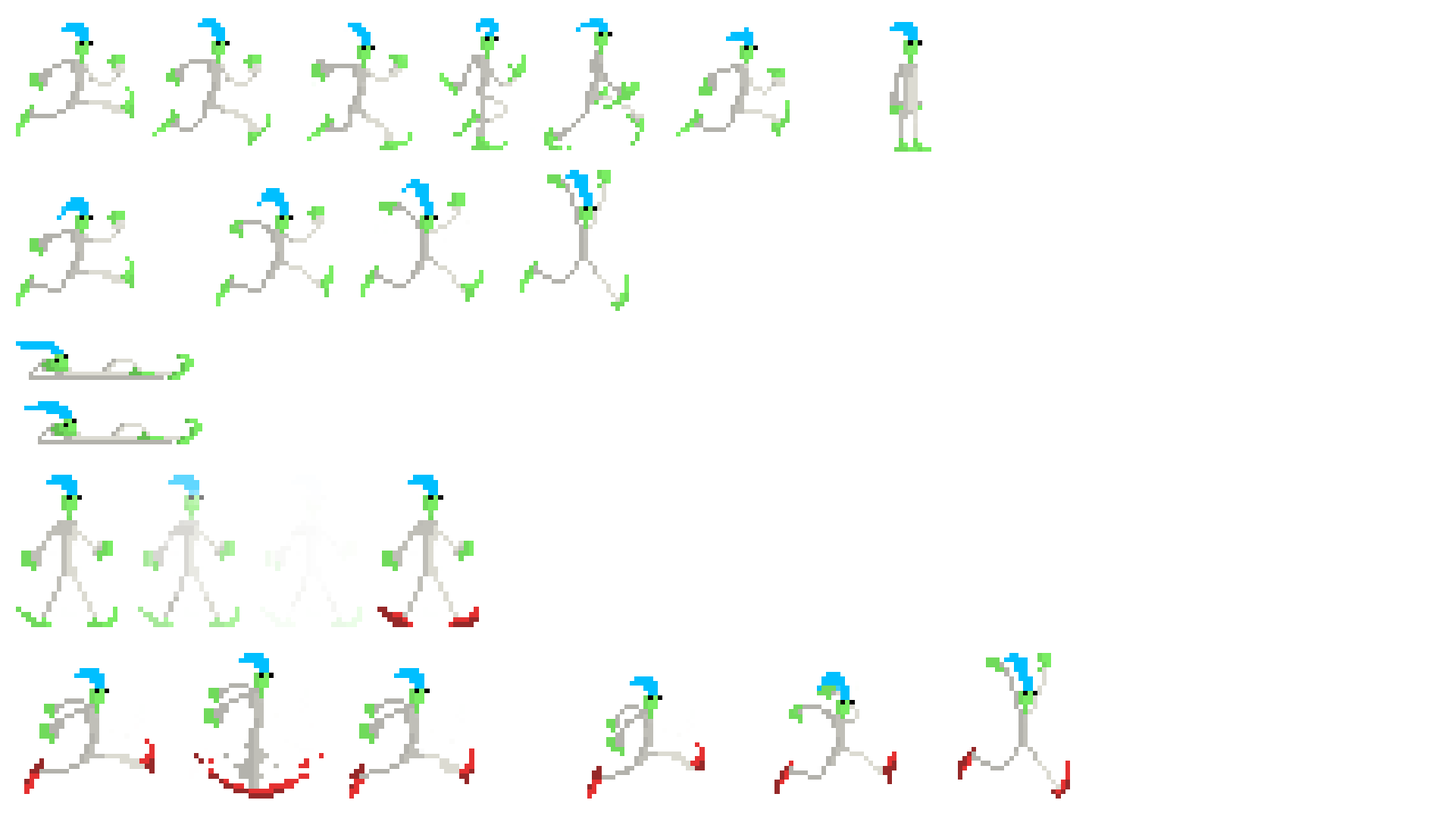
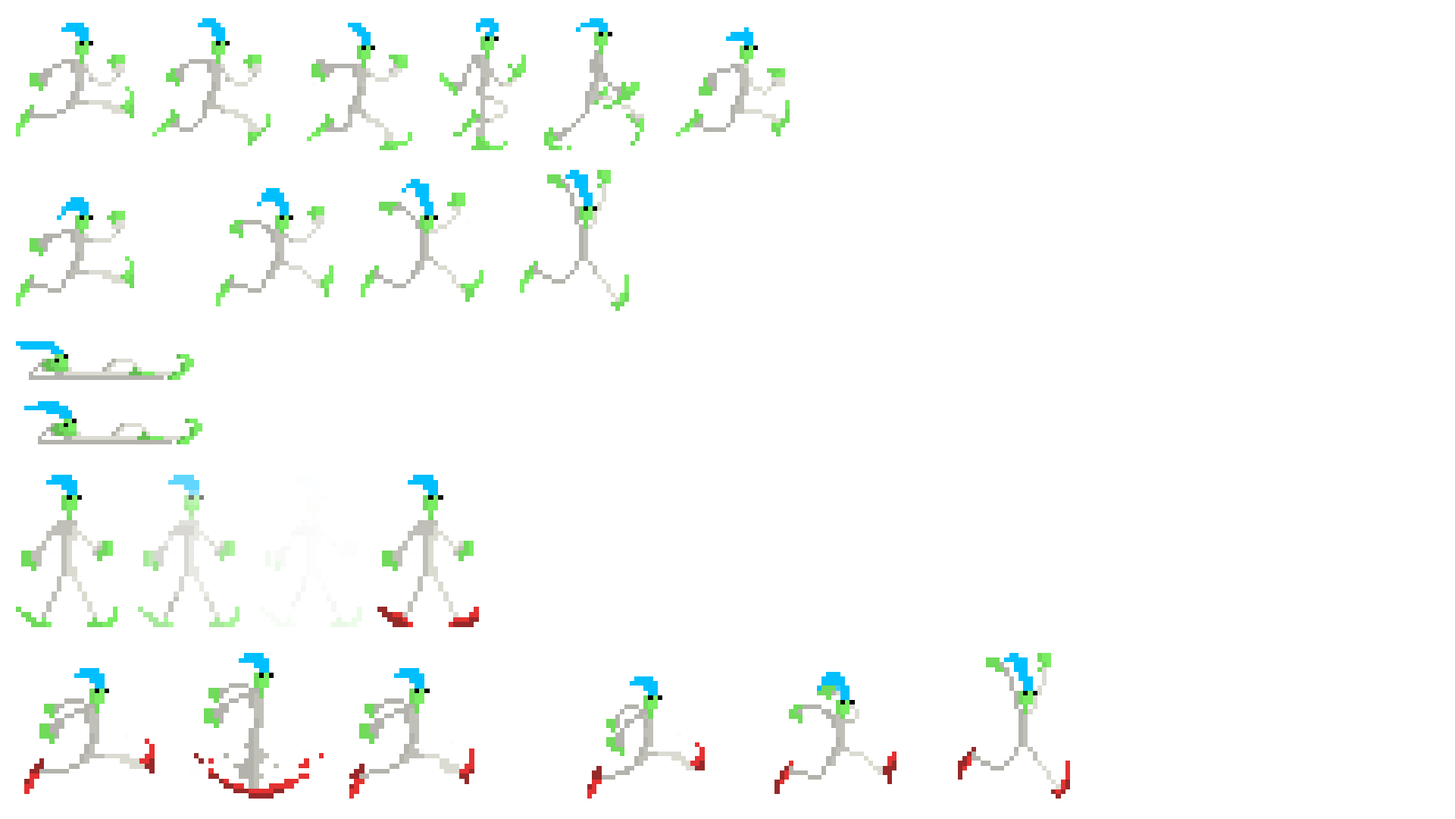
Layered file, before and after one edit (1455 × 819). Changes by layer:
removed layer "player stand" over [889,21,932,152]
hid "Achtergrond" over [889,21,932,152]
